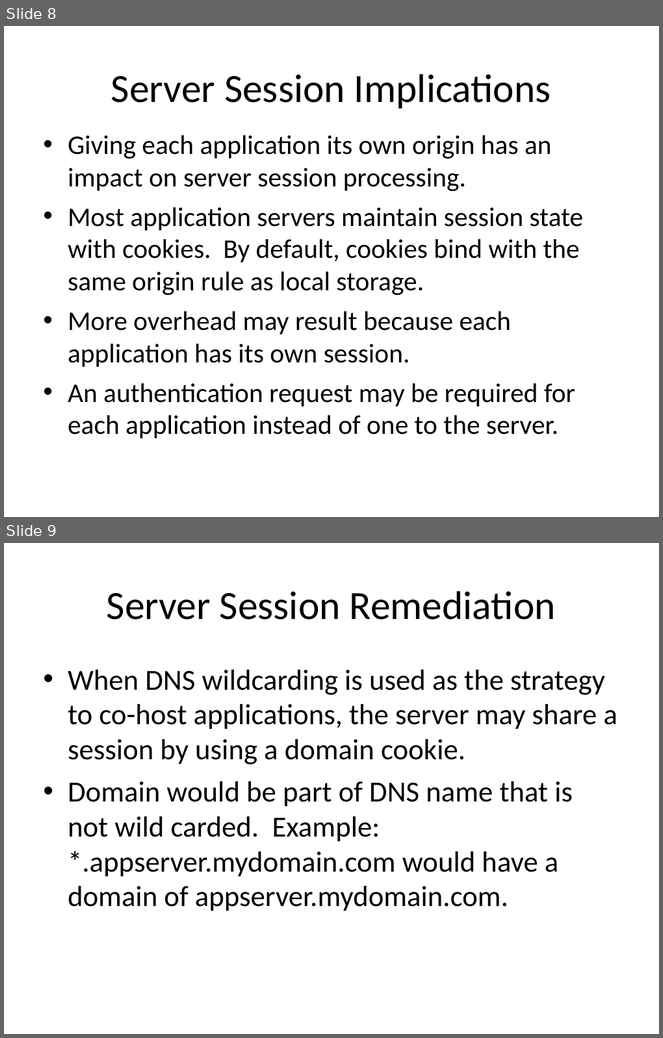
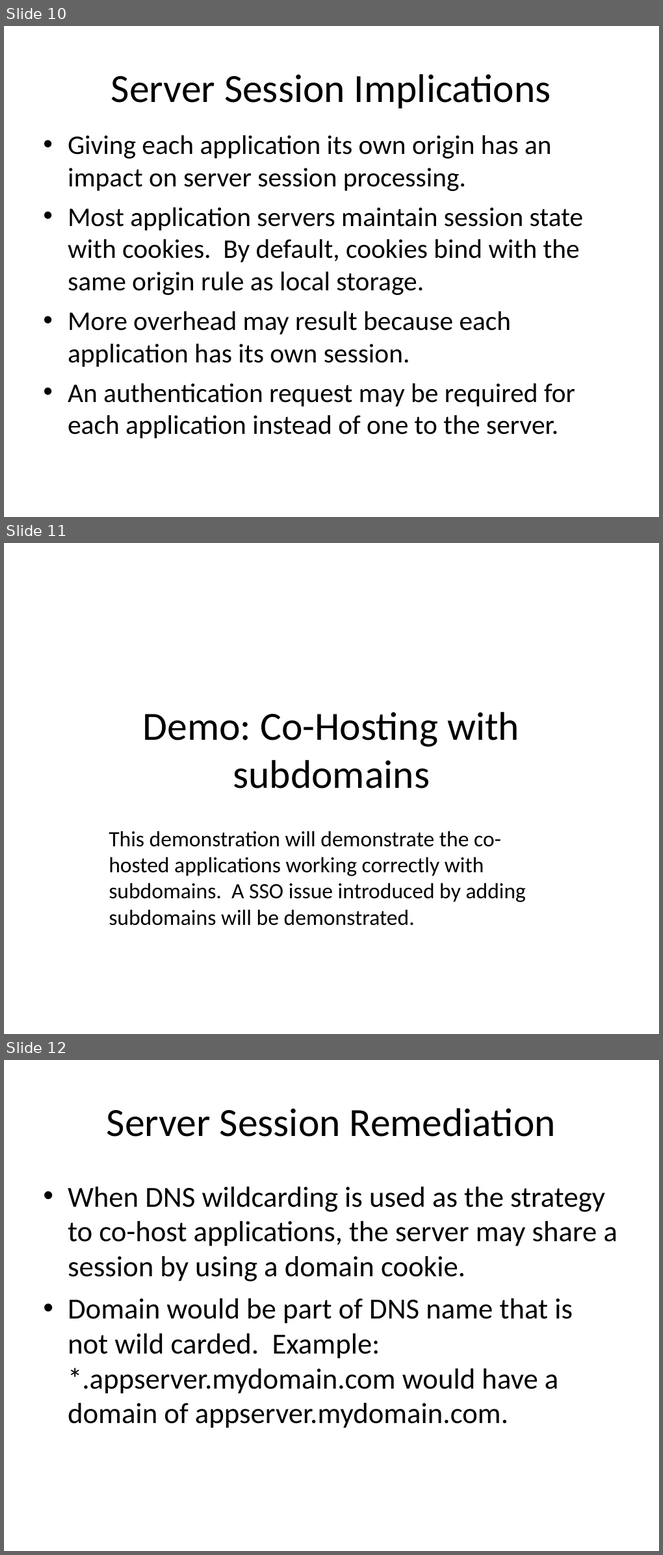
Before and after one commit to EdCharbeneau/CodePaLOUsa, a slide deck: 2013/LocalStorageSecurity/LocalStoragePresentation.ppt. Shown one above the other, each under a label of ours: slides 8 and 9 before the commit, slides 10, 11 and 12 after it. The pictures are 663x1038 and 663x1555 pixels, drawn with LibreOffice and Linux fonts; fonts in the diff are those of the drawing. Boxes give left, top, right and bottom in pixels: in the first picture for what was removed or moved away, otherwise in the second. Text is boxed around its words. In the diff, an @@ line names an element or a change of style, - is before the commit and + after.

Commit message:
Add bio slide and slide to signal when to do demo.  Add a howto file on how to perform the demo for third parties.

```diff
--- a/2013/LocalStorageSecurity/LocalStoragePresentation.ppt
+++ b/2013/LocalStorageSecurity/LocalStoragePresentation.ppt
@@ slide 11 added at <box>4,543,659,1034</box>, background #FFFFFF @@
@@ title added at <box>143,712,519,789</box>, 44 pt, text #000000 @@
+Demo: Co-Hosting with subdomains
@@ subtitle added at <box>109,831,527,926</box>, 24 pt, text #000000 @@
+This demonstration will demonstrate the co-hosted applications working correctly with subdomains. A SSO issue introduced by adding subdomains will be demonstrated.
@@ what was slide 8 is now slide 10 @@
@@ what was slide 9 is now slide 12 @@
```
Also in this commit, not shown: 3 slides changed, 7 other slides added, 1 slide removed, 6 other files.
